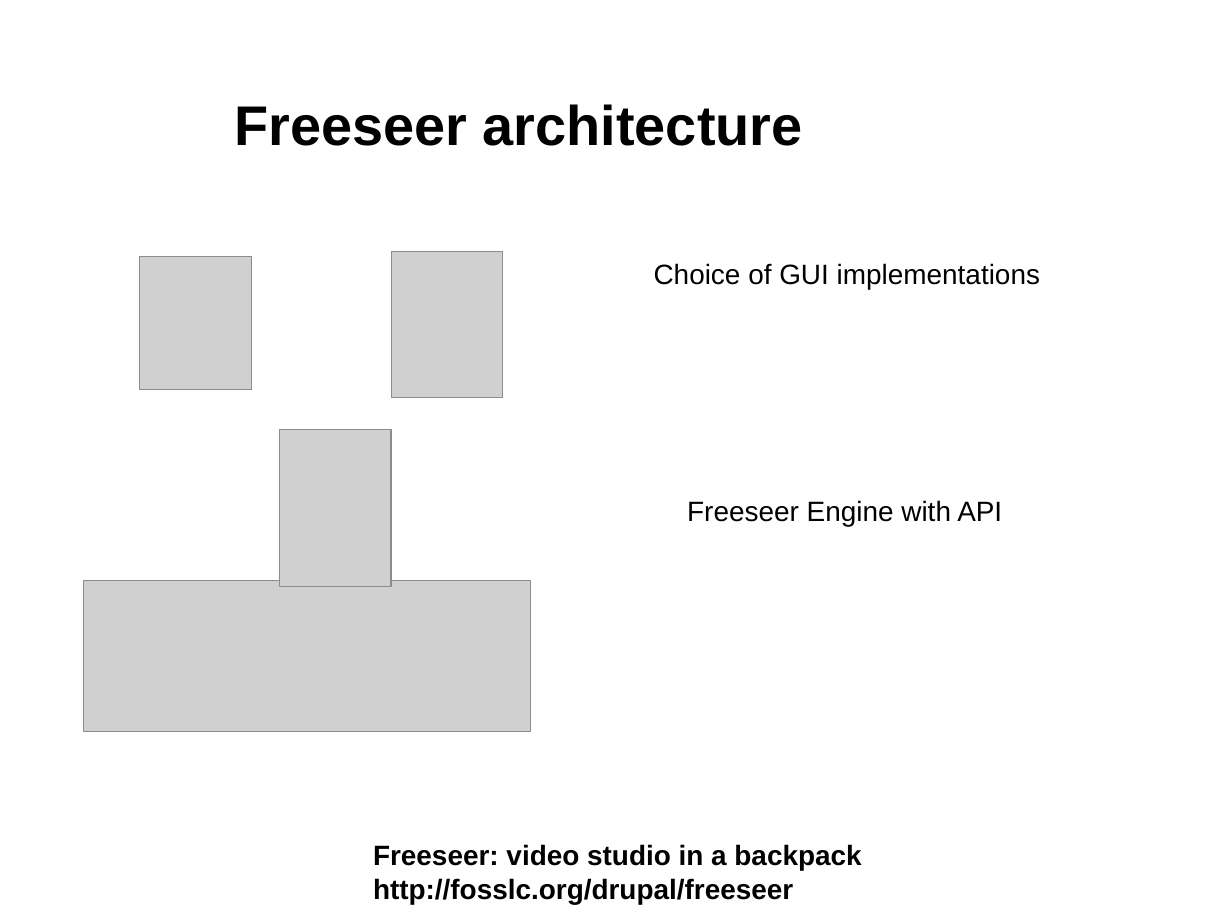
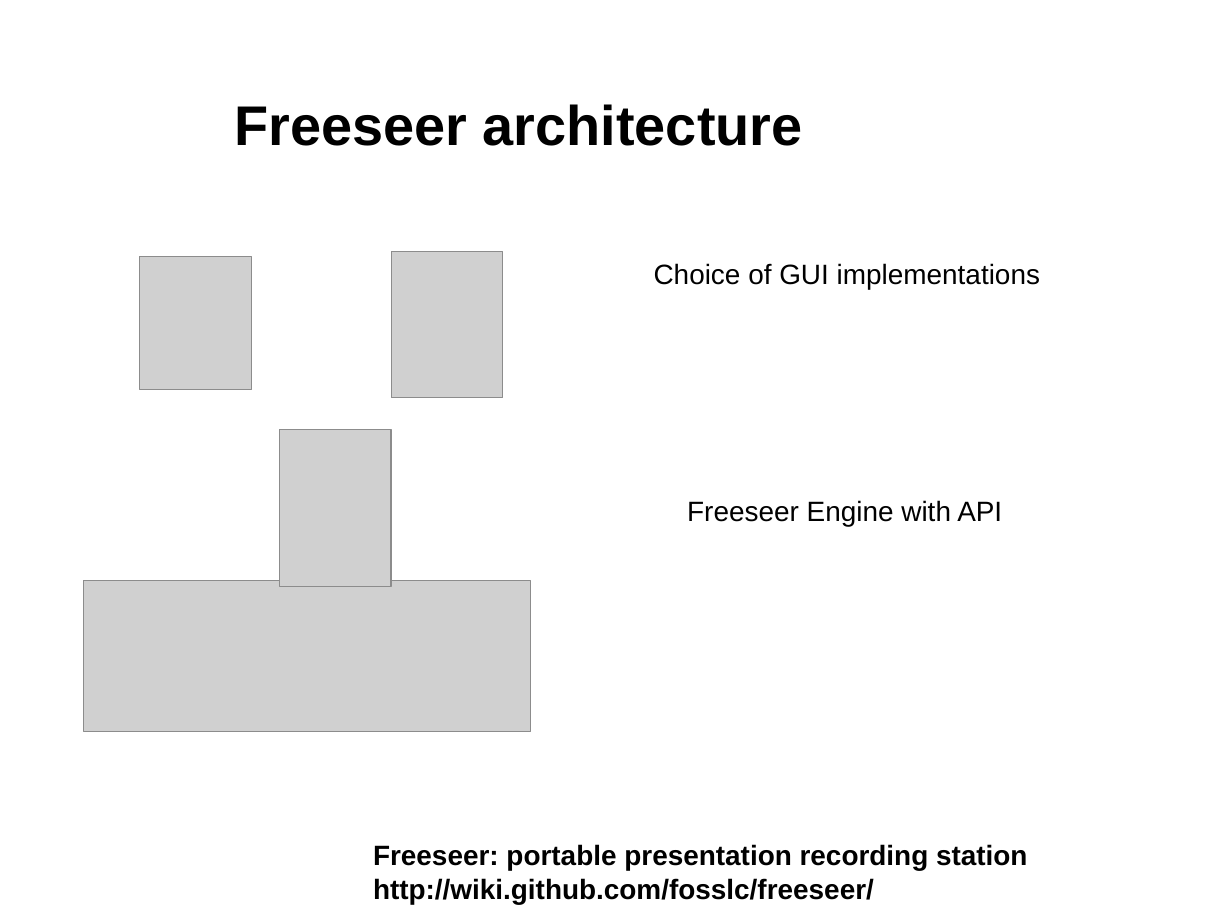
Before and after one commit to Freeseer/freeseer, a slide deck: slide 8 of docs/presentations/intro/freeseer_intro.odp (slide 7 before the commit). Drawn at 1232x924 pixels with LibreOffice and Linux fonts; fonts in the diff are those of the drawing; grey boxes stand for pictures; background and template pictures are left out. Boxes give left, top, right and bottom in pixels: in the first picture for what was removed or moved away, otherwise in the second. Text is boxed around its words. In the diff, an @@ line names an element or a change of style, - is before the commit and + after.

```diff
--- a/docs/presentations/intro/freeseer_intro.odp
+++ b/docs/presentations/intro/freeseer_intro.odp
@@ text at box(373, 844, 1027, 904): text changed @@
-Freeseer: video studio in a backpack
-http://fosslc.org/drupal/freeseer
+Freeseer: portable presentation recording station
+http://wiki.github.com/fosslc/freeseer/
```
Also in this commit, not shown: 6 other slides changed, 3 slides added, 2 slides removed.
